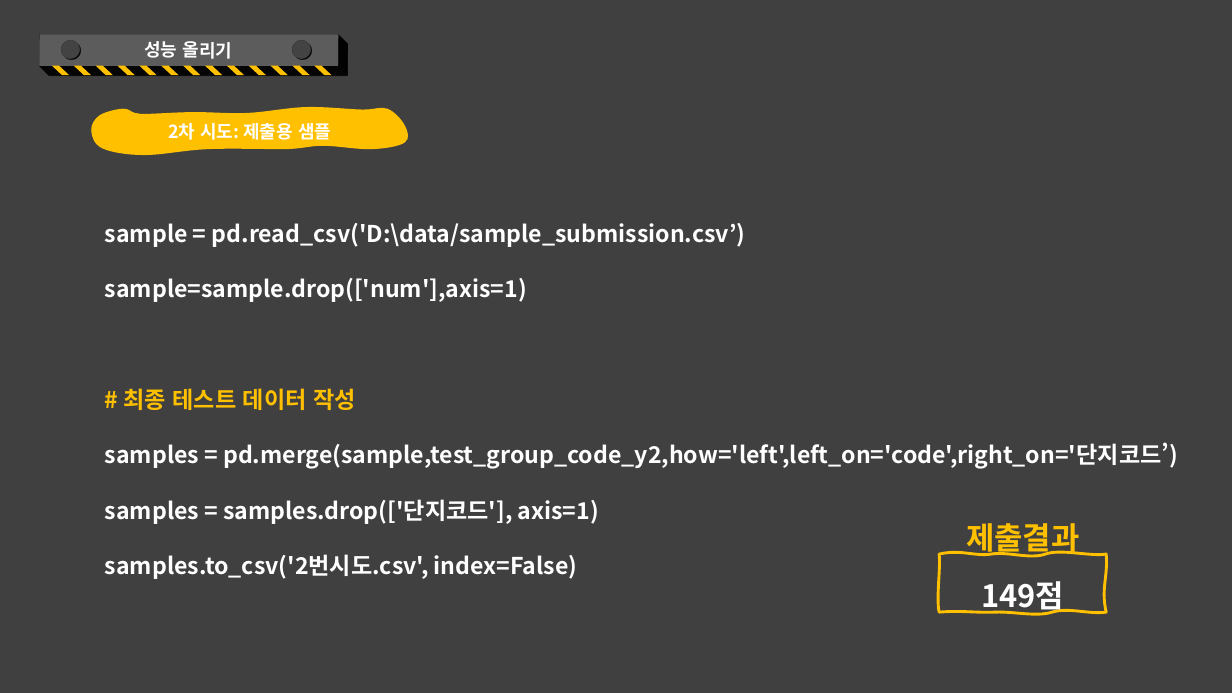
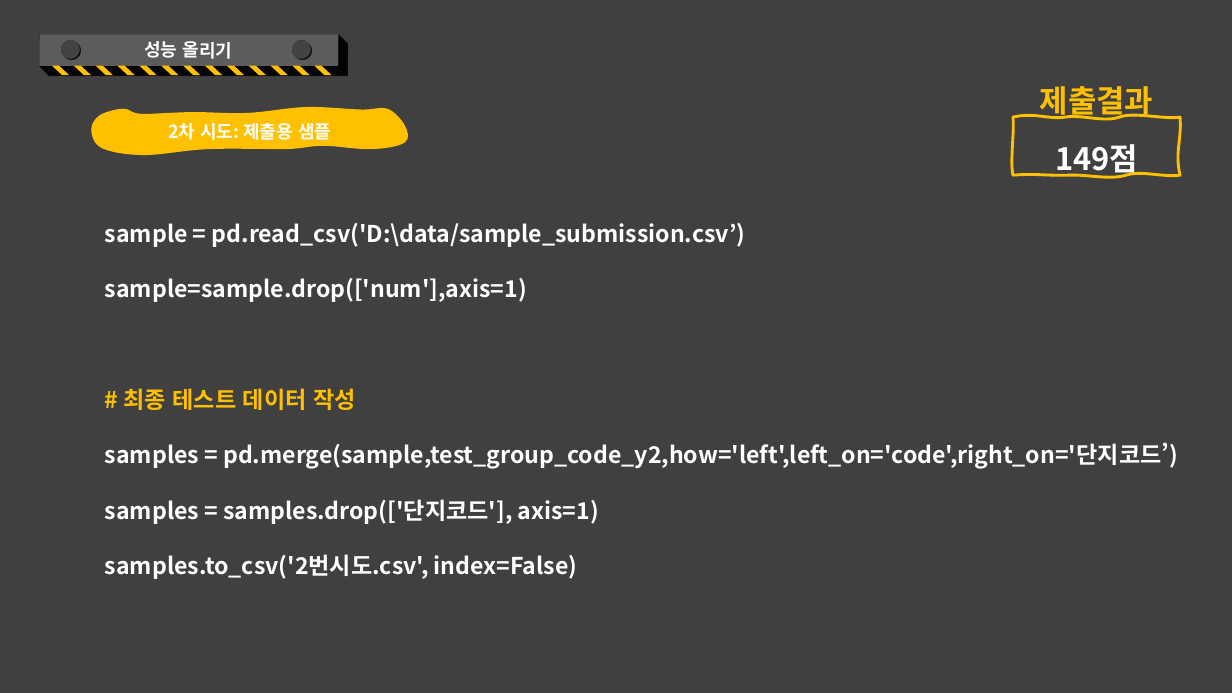
Before and after one commit to kkkkyoung/parking_project, a slide deck: slide 50 of PlayDate_2nd_project.pptx (slide 51 before the commit). Drawn at 1232x693 pixels with LibreOffice and Linux fonts; fonts in the diff are those of the drawing. Boxes give left, top, right and bottom in pixels: in the first picture for what was removed or moved away, otherwise in the second. Text is boxed around its words. In the diff, an @@ line names an element or a change of style, - is before the commit and + after.

```diff
--- a/PlayDate_2nd_project.pptx
+++ b/PlayDate_2nd_project.pptx
@@ free "제출결과": place and size @@
-free "제출결과" at (939, 496, 1106, 555)
+free "제출결과" at (1013, 59, 1180, 117)
@@ freeform shape "149점": place and size @@
-freeform shape "149점" at (939, 555, 1106, 613)
+freeform shape "149점" at (1013, 117, 1180, 176)
```
Also in this commit, not shown: 6 other slides changed, 1 slide added, 3 slides removed.
